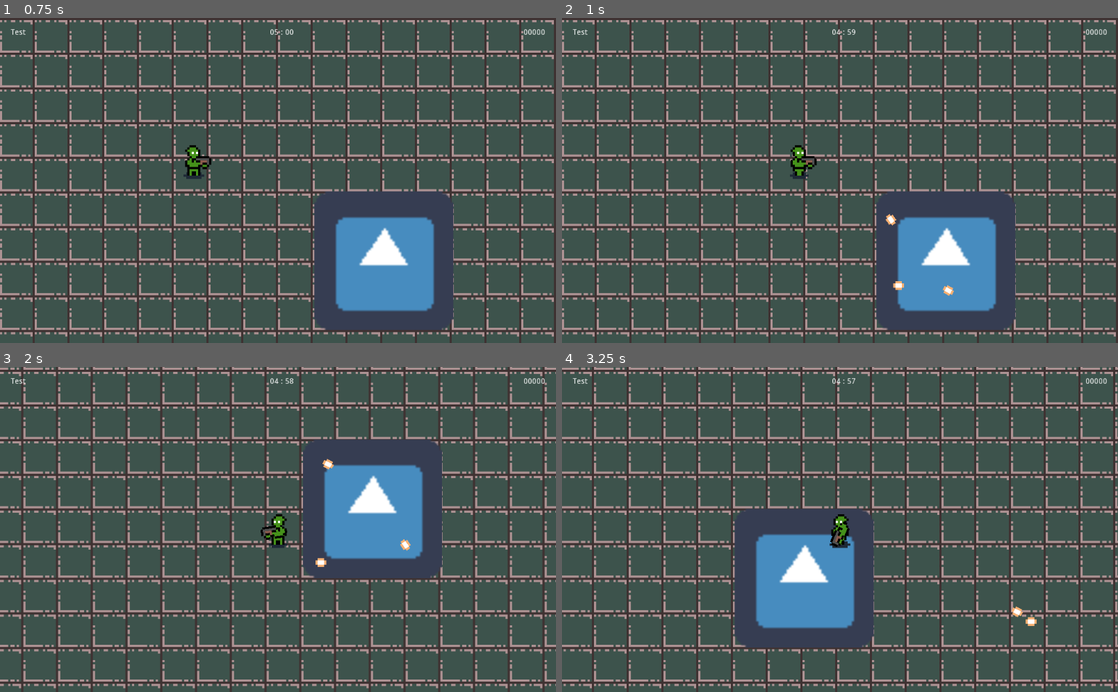
Above: before the commit, frames 1-4 (two rows, left to right).
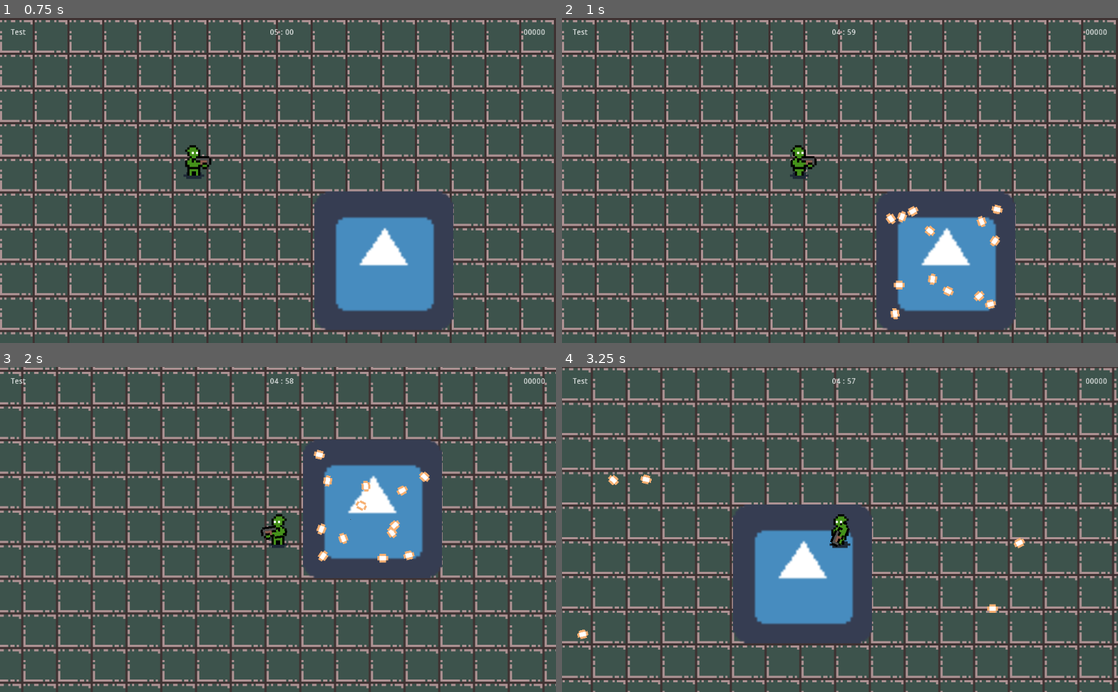
Above: after the commit, the same moments.

Repository: jimmyjonezz/Annigilation
Game: Godot game, scene res://Main/Main.tscn
The game is run twice, just before and just after one commit, with the same random seed, the same clock (stepped at 60 frames per second) and the same inputs. The engine's default icon, where the game draws it, is replaced by a stand-in: a white triangle on a blue panel in a dark square.
Inputs (mouse positions are in pixels of both pictures, inside the frame that each line leads up to):
- Up to frame 1 (0.75 s): move the mouse to (400, 164) at 0.52 s; hold Right (ui_right) from 0.53 s (still down)
- Up to frame 2 (1 s): keep holding Right (ui_right)
- Up to frame 3 (2 s): move the mouse to (166, 545) at 1.27 s; release Right (ui_right) at 1.28 s; hold Down (ui_down) from 1.28 s (still down)
- Up to frame 4 (3.25 s): move the mouse to (895, 458) at 2.02 s; release Down (ui_down) at 2.03 s; hold Right (ui_right) 2.03-2.78 s; move the mouse to (812, 594) at 2.77 s; hold Up (ui_up) from 2.78 s (still down)

Frame 1 is identical in both runs. In frame 2, 0.6% of the frame differs, in the area x 58-80%, y 57-93%; in frame 3, 0.7%; in frame 4, 28%, in the area x 0-100%, y 0-100%.

Commit message:
0.1.4

Diff:
--- a/Enemy/Enemy.gd
+++ b/Enemy/Enemy.gd
@@ -2,19 +2,21 @@
 
 export var Bullet : PackedScene
 
-var pi = 3.14
 var r = 25
 var offset = 0
-#var bplayer = Player.new()
+var bplayer = Player.new()
 
 func _ready():
 	pass
 
+func _process(delta):
+	pass
+
 func danmaku():
-	for i in range(3):
-		var angle = (pi * 2) / 13 * i + offset
-		var y = r * cos(randi() % 180 / pi)#r * cos(i * randi() % 180 / pi)
-		var x = r * cos(randi() % 180 / pi)#r * sin(i + randi() % 180 / pi)
+	for i in range(13):
+		var angle = (PI * 2) / 13 * i + offset
+		var y = r * cos(randi() % 180 / PI)#r * cos(i * randi() % 180 / pi)
+		var x = r * cos(randi() % 180 / PI)#r * sin(i + randi() % 180 / pi)
 
 		var bullet = Bullet.instance()
 		get_parent().add_child(bullet)
--- a/Player/Character.gd
+++ b/Player/Character.gd
@@ -8,6 +8,9 @@
 var velocity = Vector2()
 var is_reload = true
 var is_shooting = false
+
+func pos():
+	return position
 
 func direction():
 	if position < get_global_mouse_position():
